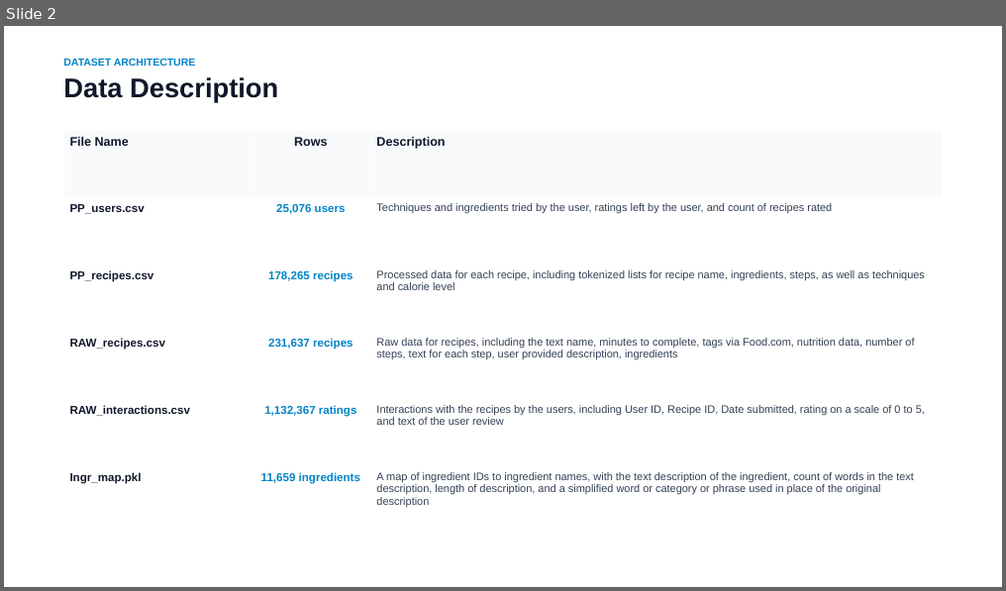
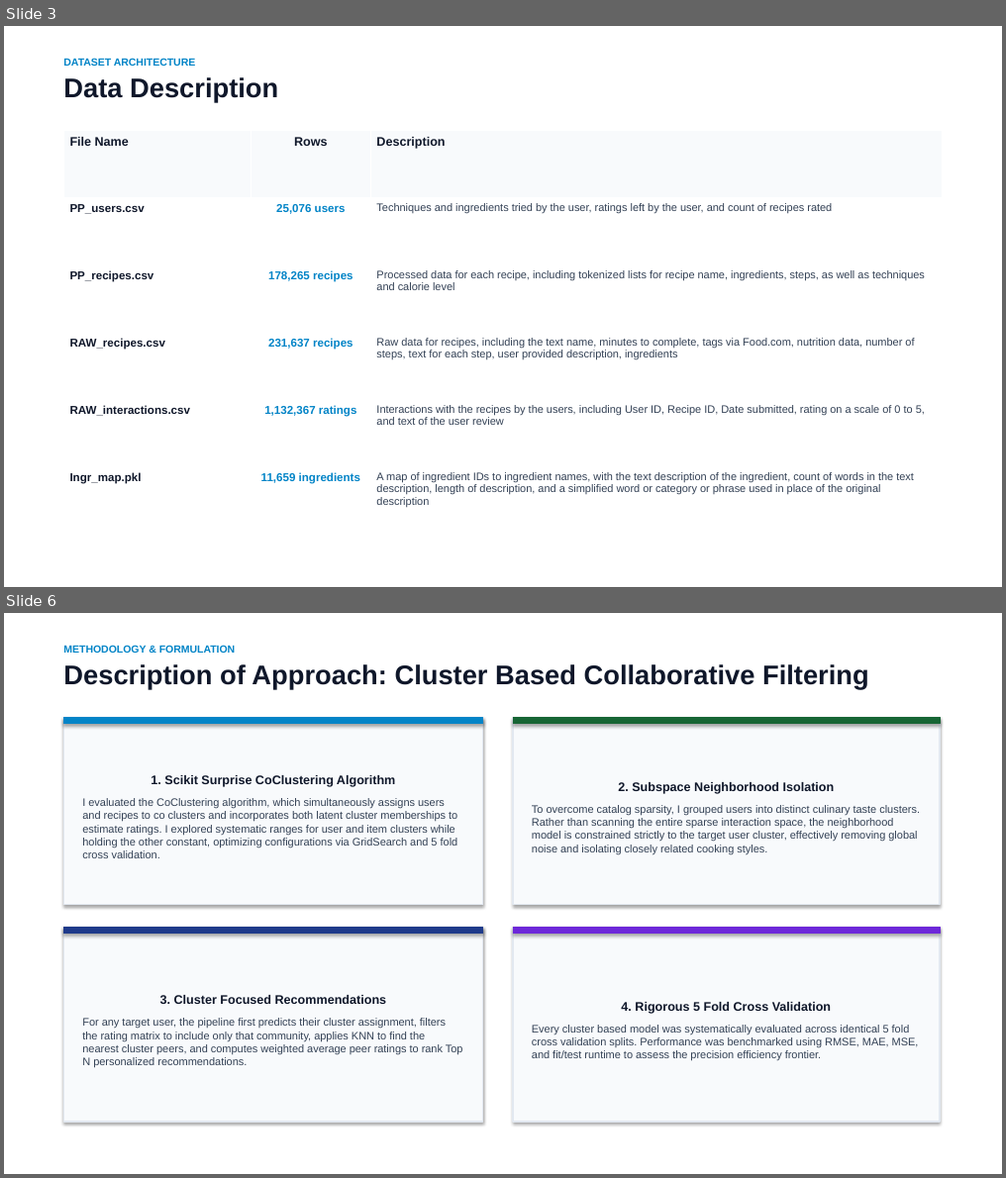
Before and after one commit to vidhyawalke/Recipe-Recommender-System, a slide deck: Recipe_Recommender_Presentation.pptx. Shown one above the other, each under a label of ours: slide 2 before the commit, slides 3 and 6 after it; the slides between them are not shown. The pictures are 1006x591 and 1006x1178 pixels, drawn with LibreOffice and Linux fonts; fonts in the diff are those of the drawing. Boxes give left, top, right and bottom in pixels: in the first picture for what was removed or moved away, otherwise in the second. Text is boxed around its words. In the diff, an @@ line names an element or a change of style, - is before the commit and + after.

```diff
--- a/Recipe_Recommender_Presentation.pptx
+++ b/Recipe_Recommender_Presentation.pptx
@@ slide 6 added at bbox=[4, 613, 1002, 1174], background #FFFFFF @@
@@ rectangle added at bbox=[4, 613, 1002, 1174], fill #FFFFFF, outline #FFFFFF 0.75 pt @@
@@ text added at bbox=[63, 645, 869, 689], 26 pt, text #0F172A, bold @@
+METHODOLOGY & FORMULATION
+Description of Approach: Cluster Based Collaborative Filtering
@@ rectangle added at bbox=[63, 718, 483, 905], fill #F8FAFC, outline #E2E8F0 1.2 pt, 10.5 pt, text #334155 @@
+1. Scikit Surprise CoClustering Algorithm
+I evaluated the CoClustering algorithm, which simultaneously assigns users and recipes to co clusters and incorporates both latent cluster memberships to estimate ratings. I explored systematic ranges for user and item clusters while holding the other constant, optimizing configurations via GridSearch and 5 fold cross validation.
@@ rectangle added at bbox=[63, 718, 483, 724], fill #0284C7, outline #0284C7 0.75 pt @@
@@ rectangle added at bbox=[513, 718, 940, 905], fill #F8FAFC, outline #E2E8F0 1.2 pt, 10.5 pt, text #334155 @@
+2. Subspace Neighborhood Isolation
+To overcome catalog sparsity, I grouped users into distinct culinary taste clusters. Rather than scanning the entire sparse interaction space, the neighborhood model is constrained strictly to the target user cluster, effectively removing global noise and isolating closely related cooking styles.
@@ rectangle added at bbox=[513, 718, 940, 724], fill #166534, outline #166534 0.75 pt @@
@@ rectangle added at bbox=[63, 928, 483, 1122], fill #F8FAFC, outline #E2E8F0 1.2 pt, 10.5 pt, text #334155 @@
+3. Cluster Focused Recommendations
+For any target user, the pipeline first predicts their cluster assignment, filters the rating matrix to include only that community, applies KNN to find the nearest cluster peers, and computes weighted average peer ratings to rank Top N personalized recommendations.
@@ rectangle added at bbox=[63, 928, 483, 934], fill #1E3A8A, outline #1E3A8A 0.75 pt @@
@@ rectangle added at bbox=[513, 928, 940, 1122], fill #F8FAFC, outline #E2E8F0 1.2 pt, 10.5 pt, text #334155 @@
+4. Rigorous 5 Fold Cross Validation
+Every cluster based model was systematically evaluated across identical 5 fold cross validation splits. Performance was benchmarked using RMSE, MAE, MSE, and fit/test runtime to assess the precision efficiency frontier.
@@ rectangle added at bbox=[513, 928, 940, 934], fill #6D28D9, outline #6D28D9 0.75 pt @@
@@ what was slide 2 is now slide 3 @@
```
Also in this commit, not shown: 6 slides changed, 2 other slides added, 2 slides removed, 2 other files.
